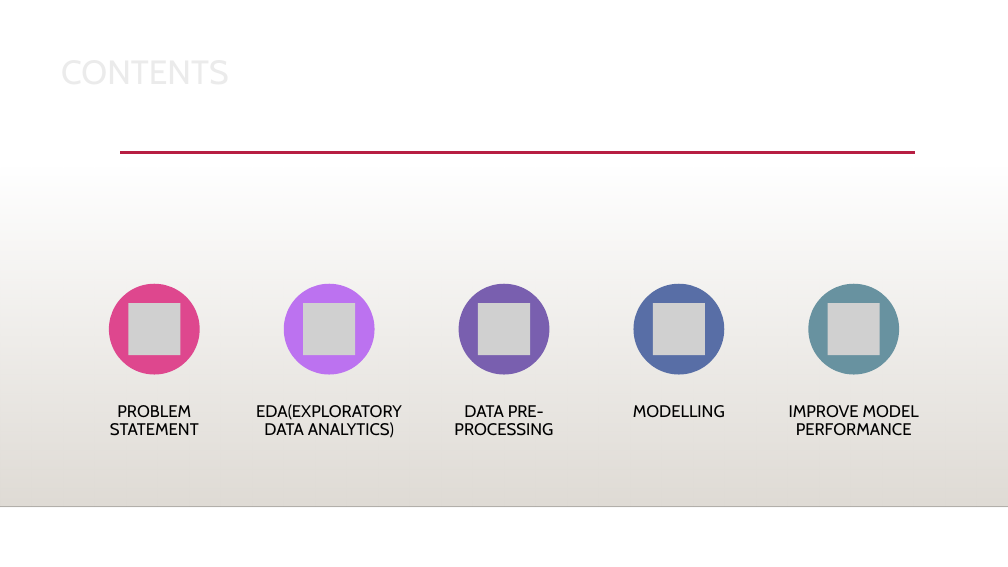
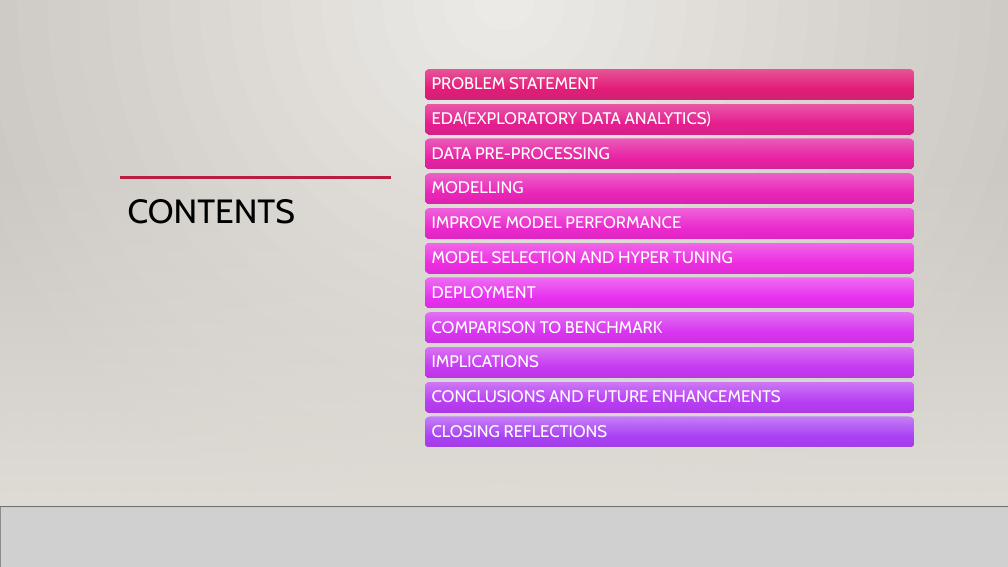
Before and after one commit to Vimal2308/NLP-Capstone-Project, a slide deck: slide 2 of Automatic Ticket Assignment-Final Report.pptx. Drawn at 1008x567 pixels with LibreOffice and Linux fonts; fonts in the diff are those of the drawing; grey boxes stand for pictures; background and template pictures are left out. Boxes give left, top, right and bottom in pixels: in the first picture for what was removed or moved away, otherwise in the second. Text is boxed around its words. In the diff, an @@ line names an element or a change of style, - is before the commit and + after.

```diff
--- a/Automatic Ticket Assignment-Final Report.pptx
+++ b/Automatic Ticket Assignment-Final Report.pptx
@@ background #FFFFFF to gradient #ECEAE7 to #CAC7C1 @@
@@ rectangle added at <box>0,0,1008,567</box>, fill gradient #ECEAE7 to #CAC7C1 @@
@@ text "PROBLEM STATEMENT": place and size @@
-text "PROBLEM STATEMENT" at <box>110,405,199,436</box>
+text "PROBLEM STATEMENT" at <box>432,77,598,89</box>
@@ text "EDA(EXPLORATORY DATA ANALYTICS)": place and size @@
-text "EDA(EXPLORATORY DATA ANALYTICS)" at <box>256,404,402,438</box>
+text "EDA(EXPLORATORY DATA ANALYTICS)" at <box>432,111,711,126</box>
@@ text "DATA PRE-PROCESSING": place and size @@
-text "DATA PRE-PROCESSING" at <box>454,405,553,436</box>
+text "DATA PRE-PROCESSING" at <box>432,147,610,159</box>
@@ rectangle added at <box>0,167,1008,507</box>, fill gradient #DFDBD5 @@
@@ line added from (120, 178) to (391, 178), #B71E42 2.5 pt @@
@@ text "MODELLING": place and size @@
-text "MODELLING" at <box>633,405,725,418</box>
+text "MODELLING" at <box>432,181,524,193</box>
@@ title "CONTENTS": place and size @@
-title "CONTENTS" at <box>54,52,819,136</box>
+title "CONTENTS" at <box>128,199,295,224</box>
@@ title "CONTENTS" at <box>128,199,295,224</box>: text colour #EBEBEB to #000000 @@
@@ text colour #000000 to #FFFFFF; alignment centre to left; vertical alignment top to middle in 5 elements at <box>432,77,598,89</box>, <box>432,111,711,126</box>, <box>432,147,610,159</box>, <box>432,181,524,193</box>, <box>432,216,681,228</box> @@
@@ text "IMPROVE MODEL PERFORMANCE": place and size @@
-text "IMPROVE MODEL PERFORMANCE" at <box>789,405,919,436</box>
+text "IMPROVE MODEL PERFORMANCE" at <box>432,216,681,228</box>
@@ group removed at <box>109,284,899,374</box>: 5 ellipses, 5 pictures @@
@@ group added at <box>425,69,914,448</box>: 11 rounded rectangles, 6 texts @@
+MODEL SELECTION AND HYPER TUNING
+DEPLOYMENT
+COMPARISON TO BENCHMARK
+IMPLICATIONS
+CONCLUSIONS AND FUTURE ENHANCEMENTS
+CLOSING REFLECTIONS
@@ picture added at <box>0,507,1008,567</box> @@
@@ line added from (0, 507) to (1008, 507), #000001 1 pt @@
```
Also in this commit, not shown: 1 other slide changed.
